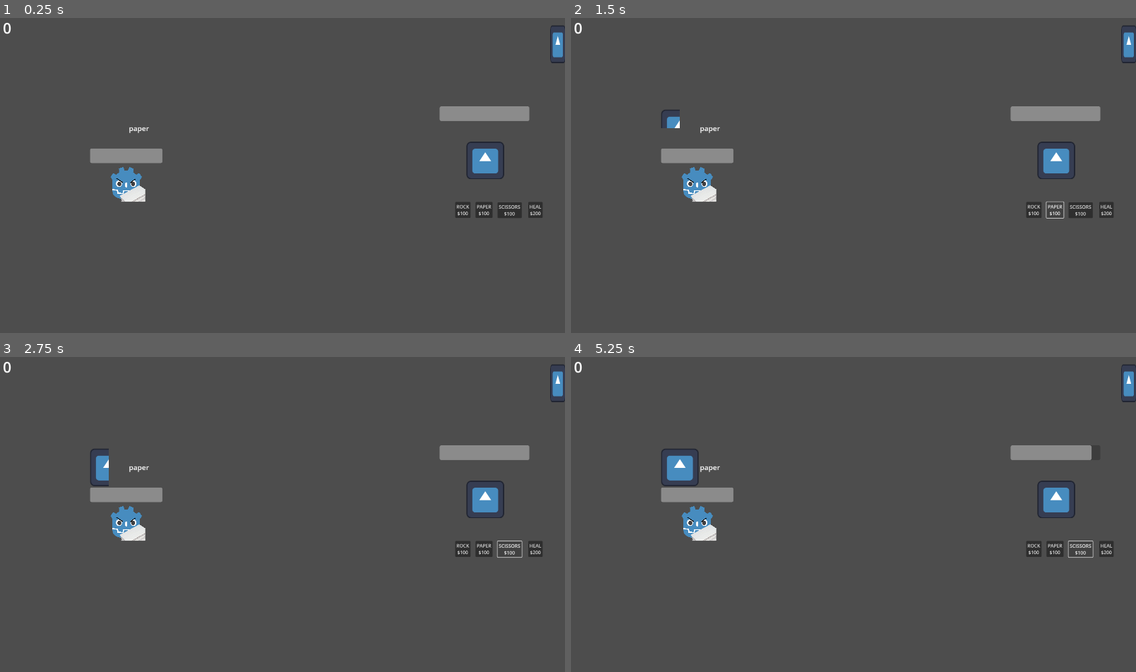
Above: before the commit, frames 1-4 (two rows, left to right).
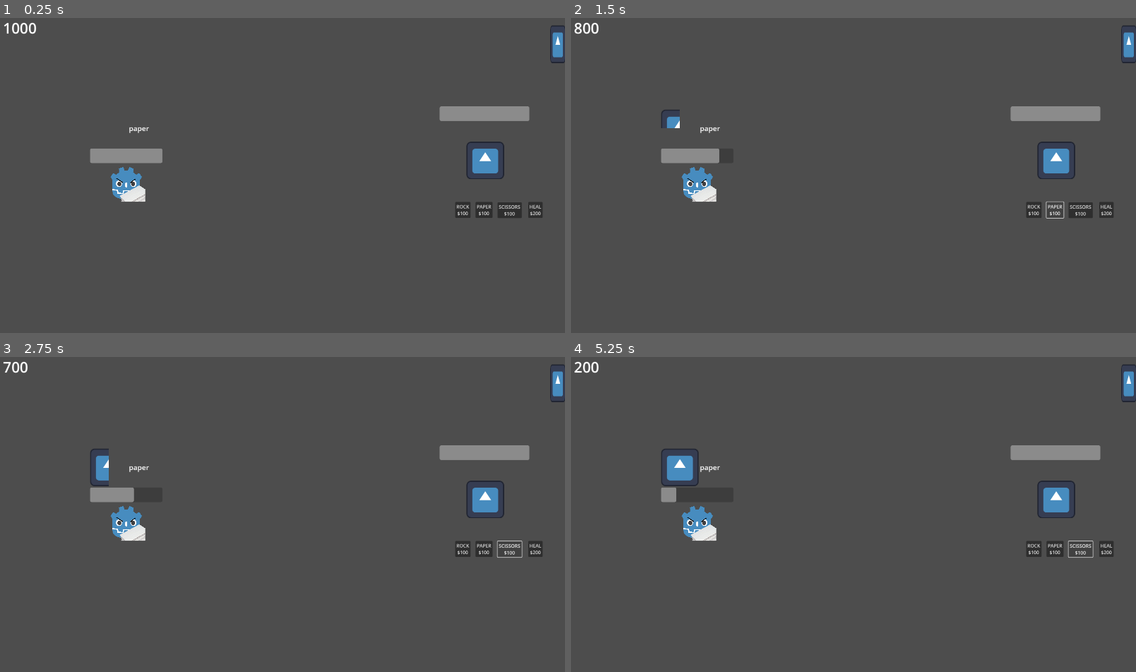
Above: after the commit, the same moments.

Repository: We-Are-Gamers/LD54
Game: Godot game, scene res://ads/game_scene.tscn
The game is run twice, just before and just after one commit, with the same random seed, the same clock (stepped at 60 frames per second) and the same inputs. The engine's default icon, where the game draws it, is replaced by a stand-in: a white triangle on a blue panel in a dark square.
Inputs:
- Up to frame 1 (0.25 s): no input
- Up to frame 2 (1.5 s): click "ROCK $100" at 0.5 s; click "PAPER $100" at 1.25 s
- Up to frame 3 (2.75 s): click "SCISSORS $100" at 2 s
- Up to frame 4 (5.25 s): click "HEAL $200" at 2.75 s; click "ROCK $100" at 3.5 s; click "PAPER $100" at 4.25 s; click "SCISSORS $100" at 5 s

The runs differ from the first frame. In frame 1, 0.1% of the frame differs, in the area x 0-7%, y 1-6%; in frame 2, 0.2%; in frame 3, 0.3%; in frame 4, 0.6%, in the area x 0-94%, y 1-47%.

Commit message:
refactor player to make easier use of types

Diff:
--- a/bank.tscn
+++ b/bank.tscn
@@ -8,7 +8,6 @@
 [node name="Bank" type="Node2D"]
 position = Vector2(260, 37.915)
 script = ExtResource("1_httop")
-balance = 0
 
 [node name="BoxContainer" type="BoxContainer" parent="."]
 anchors_preset = 8
--- a/rpg/player.gd
+++ b/rpg/player.gd
@@ -11,6 +11,13 @@
 @export var scissor_power: int
 @export var cost_multiplier: int = 100
 
+
+var types = {"rock": "rock", "paper": "paper", "scissors": "scissors", "heal": "heal"}
+
+var type_power = {}
+
+var type_button = {}
+
 signal update_health(current_health)
 signal player_attack(damage, type)
 
@@ -19,10 +26,17 @@
 	current_health = max_health
 	bank.balance_updated.connect(_on_balance_updated)
 	$VBoxContainer/HealthBar.update_health(current_health)
-	update_button("rock", rock_power)
-	update_button("paper", paper_power)
-	update_button("scissors", scissor_power)
-	update_button("heal", heal_amount)
+	type_power = {types.rock: rock_power,
+			types.paper: paper_power,
+			types.scissors: scissor_power,
+			types.heal: heal_amount}
+	type_button[types.rock] = $ActionMenu/Rock
+	type_button[types.paper] = $ActionMenu/Paper
+	type_button[types.scissors] = $ActionMenu/Scissors
+	type_button[types.heal] = $ActionMenu/Heal
+	for type in types:
+		print(type_power[type])
+		update_button(type, type_power[type])
 
 
 # Called every frame. 'delta' is the elapsed time since the previous frame.
@@ -31,14 +45,10 @@
 
 
 func _on_action_menu_button_action(type):
-	if(type == "rock"):
-		attack(rock_power, type)
-	elif(type == "paper"):
-		attack(paper_power, type)
-	elif(type == "scissors"):
-		attack(scissor_power, type)
-	elif(type == "heal"):
-		heal(heal_amount)
+	if(type == types.heal):
+		heal(type_power[type])
+	else:
+		attack(type_power[type], type)
 
 
 func attack(damage, type):
@@ -61,16 +71,9 @@
 	$VBoxContainer/HealthBar.update_health(current_health)
 
 
-func update_button(type, power):
-	var real_cost = [get_cost(power)]
-	if(type == "rock"):
-		$ActionMenu/Rock.text = "ROCK\n${0}".format(real_cost)
-	elif(type == "paper"):
-		$ActionMenu/Paper.text = "PAPER\n${0}".format(real_cost)
-	elif(type == "scissors"):
-		$ActionMenu/Scissors.text = "SCISSORS\n${0}".format(real_cost)
-	elif(type == "heal"):
-		$ActionMenu/Heal.text = "HEAL\n${0}".format(real_cost)
+func update_button(type: String, power):
+	var real_cost = get_cost(power)
+	type_button[type].text = "{0}\n${1}".format([type.to_upper(), real_cost])
 
 func get_cost(power) -> int:
 	return power * cost_multiplier
